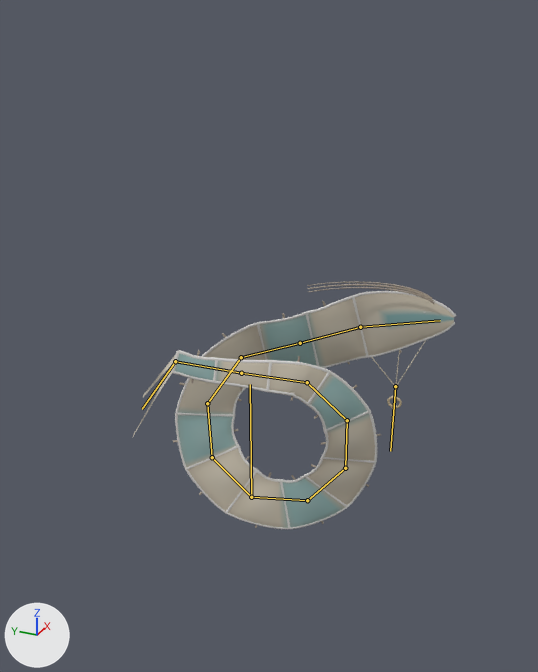
The glTF model assets/creatures/virel/virel.glb, before and after one commit.
Before and after are seen from a camera (50 mm lens) standing at (-4.94, -2.39, 4.97) and looking at (-0.09, -0.21, 2.54). Lighting does not change. The marker at lower left points along +X, +Y and +Z. The picture after the commit comes second. The bones that change, and the others that lie on the model, are drawn over the model as lines.

Names of what the first picture shows: 'virel'.
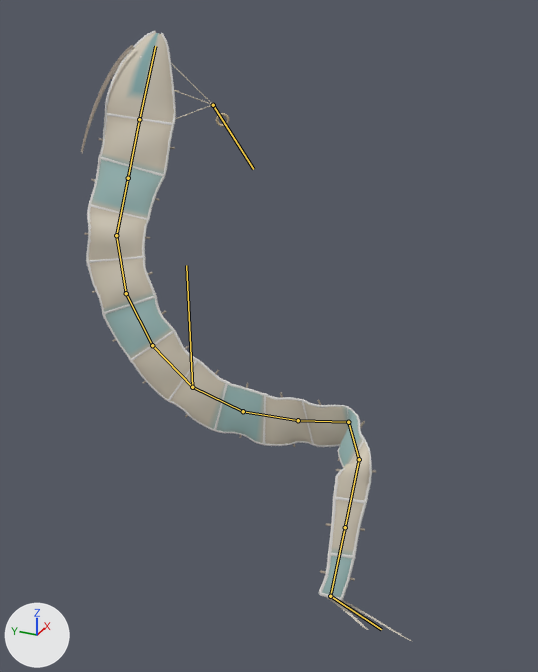
The newer file adds an action. The first version stands in its rest pose; the second is drawn at frame 25 of the action 'release'.

Pixel boxes (x1, y1, x2, y2) of what changed, in the pictures (538 x 672 px):
```json
{"object": "virel", "change": "posed", "before": [132, 281, 456, 529], "after": [81, 30, 413, 642], "on screen": "146% taller"}
{"bone": "body", "before": "(251, 497) to (250, 384)", "after": "(192, 387) to (186, 265)"}
{"bone": "fore_0", "before": "(251, 497) to (212, 457)", "after": "(192, 387) to (152, 345)"}
{"bone": "fore_1", "before": "(212, 457) to (207, 403)", "after": "(152, 345) to (126, 293)"}
{"bone": "fore_2", "before": "(207, 403) to (241, 357)", "after": "(126, 293) to (116, 235)"}
{"bone": "fore_3", "before": "(241, 357) to (300, 343)", "after": "(116, 235) to (128, 178)"}
{"bone": "fore_4", "before": "(300, 343) to (360, 327)", "after": "(128, 178) to (139, 119)"}
{"bone": "head", "before": "(360, 327) to (440, 320)", "after": "(139, 119) to (155, 46)"}
{"bone": "key", "before": "(395, 386) to (390, 451)", "after": "(213, 105) to (253, 169)"}
{"bone": "aft_0", "before": "(251, 497) to (307, 500)", "after": "(192, 387) to (243, 411)"}
{"bone": "aft_1", "before": "(307, 500) to (345, 468)", "after": "(243, 411) to (298, 420)"}
{"bone": "aft_2", "before": "(345, 468) to (347, 420)", "after": "(298, 420) to (348, 422)"}
{"bone": "aft_3", "before": "(347, 420) to (307, 382)", "after": "(348, 422) to (359, 459)"}
{"bone": "aft_4", "before": "(307, 382) to (241, 373)", "after": "(359, 459) to (345, 527)"}
{"bone": "aft_5", "before": "(241, 373) to (175, 361)", "after": "(345, 527) to (330, 596)"}
```

The change, as JSON lines over the scene's bpy script:
```json
{"block": "bone_body", "where": "bone_body = bpy.data.objects['Armature'].pose.bones['body']  # child of 'root'"}
{"op": "set", "path": "bone_body.location", "old": "(0.0, 0.0, 0.0)", "new": "(0.126, 0.872, -0.608)"}
{"block": "bone_fore_0", "where": "bone_fore_0 = bpy.data.objects['Armature'].pose.bones['fore_0']  # child of 'body'"}
{"op": "set", "path": "bone_fore_0.rotation_quaternion", "old": "(1.0, 0.0, 0.0, 0.0)", "new": "(0.995, -0.032, -0.084, -0.038)", "note": "degrees (0, 0, 0) -> degrees (-3, -10, -4)"}
{"block": "bone_fore_1", "where": "bone_fore_1 = bpy.data.objects['Armature'].pose.bones['fore_1']  # child of 'fore_0'"}
{"op": "set", "path": "bone_fore_1.rotation_quaternion", "old": "(1.0, 0.0, 0.0, 0.0)", "new": "(0.98, -0.185, -0.052, 0.054)", "note": "degrees (0, 0, 0) -> degrees (-22, -5, 7)"}
{"block": "bone_fore_2", "where": "bone_fore_2 = bpy.data.objects['Armature'].pose.bones['fore_2']  # child of 'fore_1'"}
{"op": "set", "path": "bone_fore_2.rotation_quaternion", "old": "(1.0, 0.0, 0.0, 0.0)", "new": "(0.979, -0.169, -0.033, 0.112)", "note": "degrees (0, 0, 0) -> degrees (-20, -2, 13)"}
{"block": "bone_fore_3", "where": "bone_fore_3 = bpy.data.objects['Armature'].pose.bones['fore_3']  # child of 'fore_2'"}
{"op": "set", "path": "bone_fore_3.rotation_quaternion", "old": "(1.0, 0.0, 0.0, 0.0)", "new": "(0.966, -0.013, -0.006, 0.257)", "note": "degrees (0, 0, 0) -> degrees (-2, 0, 30)"}
{"block": "bone_fore_4", "where": "bone_fore_4 = bpy.data.objects['Armature'].pose.bones['fore_4']  # child of 'fore_3'"}
{"op": "set", "path": "bone_fore_4.rotation_quaternion", "old": "(1.0, 0.0, 0.0, 0.0)", "new": "(0.999, -0.007, 0.038, -0.037)", "note": "degrees (0, 0, 0) -> degrees (-1, 4, -4)"}
{"block": "bone_head", "where": "bone_head = bpy.data.objects['Armature'].pose.bones['head']  # child of 'fore_4'"}
{"op": "set", "path": "bone_head.rotation_quaternion", "old": "(1.0, 0.0, 0.0, 0.0)", "new": "(0.994, 0.063, 0.068, 0.059)", "note": "degrees (0, 0, 0) -> degrees (8, 7, 7)"}
{"block": "bone_key", "where": "bone_key = bpy.data.objects['Armature'].pose.bones['key']  # child of 'head'"}
{"op": "set", "path": "bone_key.rotation_quaternion", "old": "(1.0, 0.0, 0.0, 0.0)", "new": "(0.934, 0.33, 0.127, 0.053)", "note": "degrees (0, 0, 0) -> degrees (40, 12, 11)"}
{"block": "bone_aft_0", "where": "bone_aft_0 = bpy.data.objects['Armature'].pose.bones['aft_0']  # child of 'body'"}
{"op": "set", "path": "bone_aft_0.rotation_quaternion", "old": "(1.0, 0.0, 0.0, 0.0)", "new": "(0.978, -0.146, -0.009, -0.147)", "note": "degrees (0, 0, 0) -> degrees (-16, -3, -17)"}
{"block": "bone_aft_1", "where": "bone_aft_1 = bpy.data.objects['Armature'].pose.bones['aft_1']  # child of 'aft_0'"}
{"op": "set", "path": "bone_aft_1.rotation_quaternion", "old": "(1.0, 0.0, 0.0, 0.0)", "new": "(0.971, 0.213, -0.073, -0.086)", "note": "degrees (0, 0, 0) -> degrees (25, -6, -11)"}
{"block": "bone_aft_2", "where": "bone_aft_2 = bpy.data.objects['Armature'].pose.bones['aft_2']  # child of 'aft_1'"}
{"op": "set", "path": "bone_aft_2.rotation_quaternion", "old": "(1.0, 0.0, 0.0, 0.0)", "new": "(0.971, 0.22, -0.066, 0.065)", "note": "degrees (0, 0, 0) -> degrees (25, -9, 6)"}
{"block": "bone_aft_3", "where": "bone_aft_3 = bpy.data.objects['Armature'].pose.bones['aft_3']  # child of 'aft_2'"}
{"op": "set", "path": "bone_aft_3.rotation_quaternion", "old": "(1.0, 0.0, 0.0, 0.0)", "new": "(0.664, 0.538, -0.488, 0.174)", "note": "degrees (0, 0, 0) -> degrees (96, -57, -32)"}
{"block": "bone_aft_4", "where": "bone_aft_4 = bpy.data.objects['Armature'].pose.bones['aft_4']  # child of 'aft_3'"}
{"op": "set", "path": "bone_aft_4.rotation_quaternion", "old": "(1.0, 0.0, 0.0, 0.0)", "new": "(-0.545, -0.489, 0.378, 0.559)", "note": "degrees (0, 0, 0) -> degrees (77, 8, -85)"}
{"block": "bone_aft_5", "where": "bone_aft_5 = bpy.data.objects['Armature'].pose.bones['aft_5']  # child of 'aft_4'"}
{"op": "set", "path": "bone_aft_5.rotation_quaternion", "old": "(1.0, 0.0, 0.0, 0.0)", "new": "(1.0, -0.017, 0.011, -0.005)", "note": "degrees (0, 0, 0) -> degrees (-2, 1, -1)"}
```
